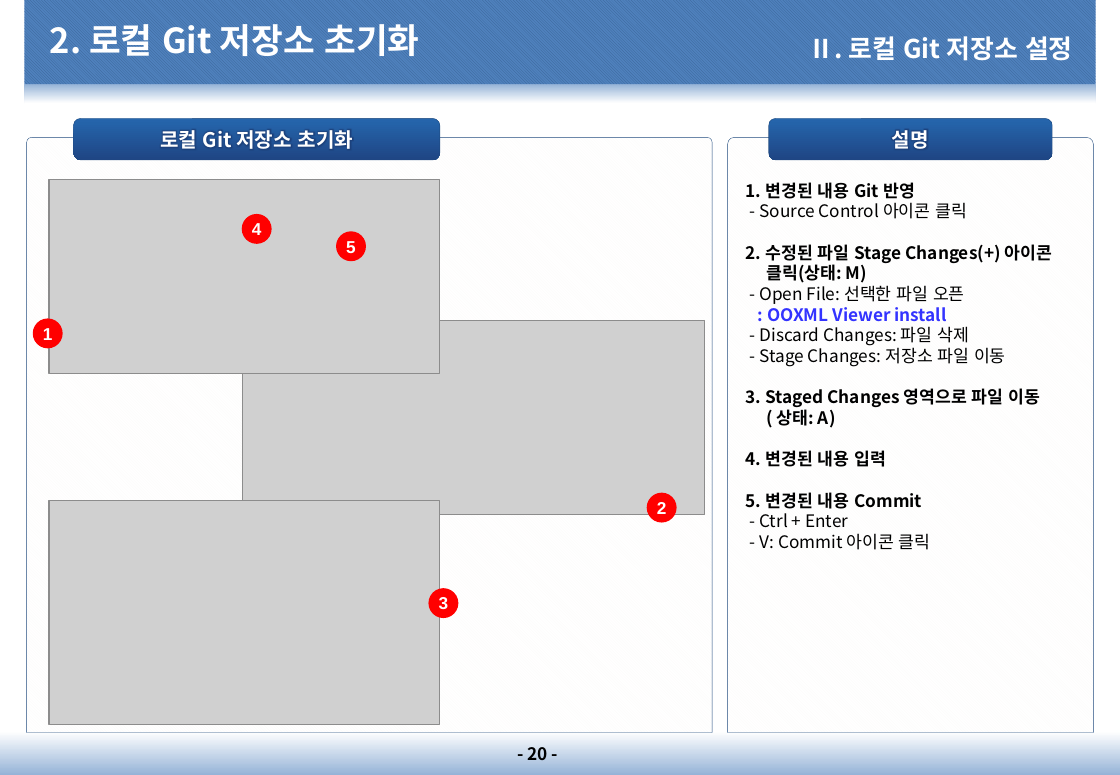
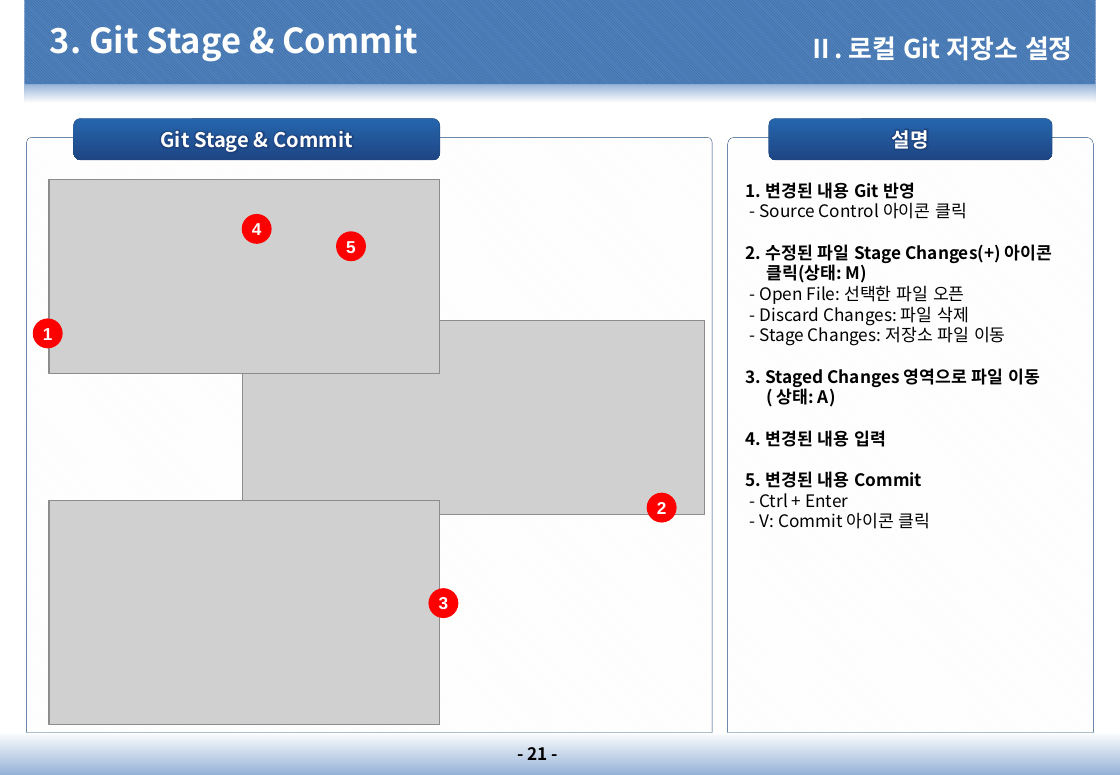
Before and after one commit to dims1111/ESM, a slide deck: slide 21 of document/10.프로젝트 관리(PM)/PM-1200.소프트웨어/PM-1210.GitHub 설명서/PM-1210.GitHub 설명서_20210201_v1.0.pptx (slide 20 before the commit). Drawn at 1120x775 pixels with LibreOffice and Linux fonts; fonts in the diff are those of the drawing; grey boxes stand for pictures; background and template pictures are left out. Boxes give left, top, right and bottom in pixels: in the first picture for what was removed or moved away, otherwise in the second. Text is boxed around its words. In the diff, an @@ line names an element or a change of style, - is before the commit and + after.

```diff
--- a/document/10.프로젝트 관리(PM)/PM-1200.소프트웨어/PM-1210.GitHub 설명서/PM-1210.GitHub 설명서_20210201_v1.0.pptx
+++ b/document/10.프로젝트 관리(PM)/PM-1200.소프트웨어/PM-1210.GitHub 설명서/PM-1210.GitHub 설명서_20210201_v1.0.pptx
@@ title at bbox=[50, 25, 418, 62]: text changed @@
-2. 로컬 Git 저장소 초기화
+3. Git Stage & Commit
@@ text in rounded rectangle at bbox=[160, 131, 352, 152]: text changed @@
-로컬 Git 저장소 초기화
+Git Stage & Commit
@@ text in round same rect at bbox=[767, 303, 946, 321]: paragraph removed @@
-: OOXML Viewer install
@@ page number at bbox=[527, 742, 547, 760]: text changed @@
-- 20 -
+- 21 -
```
Also in this commit, not shown: 2 other slides changed, 5 slides added, 1 other file.
